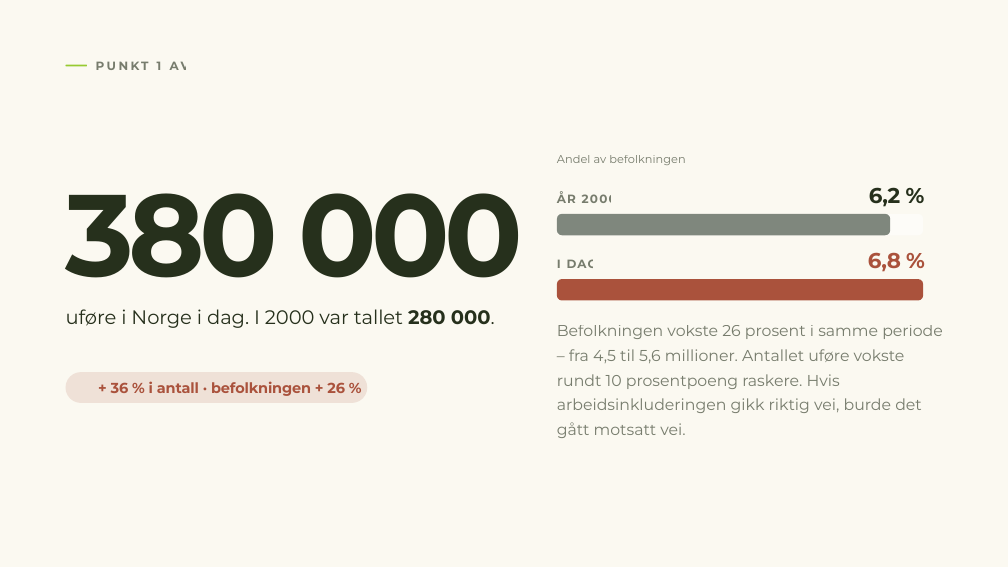
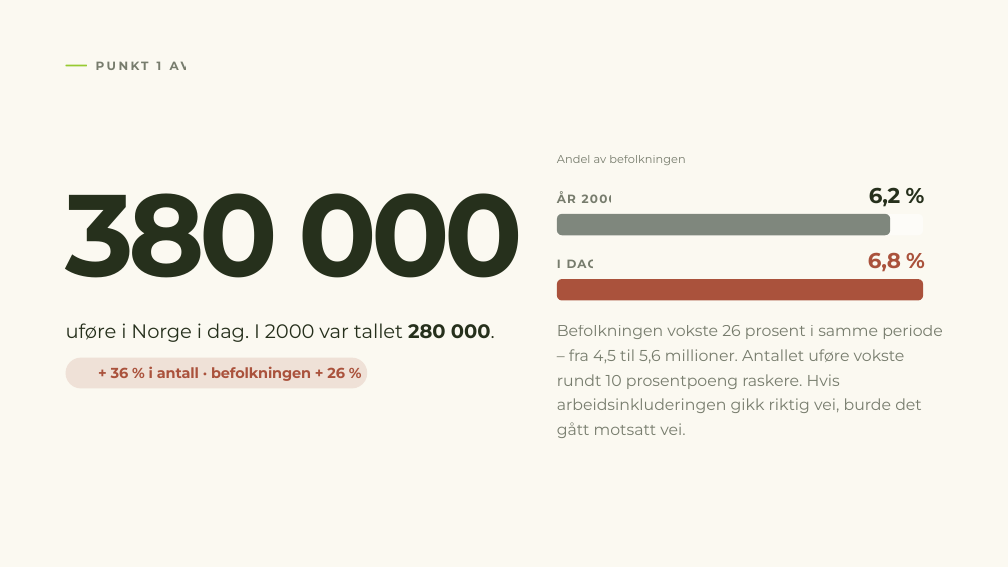
Before and after one commit to MarcusEvensen-Org/iarbeid-riketstilstand, a slide deck: slide 5 of Rikets tilstand 2026.pptx. Drawn at 1008x567 pixels with LibreOffice and Linux fonts; fonts in the diff are those of the drawing; background and template pictures are left out. Boxes give left, top, right and bottom in pixels: in the first picture for what was removed or moved away, otherwise in the second. Text is boxed around its words. In the diff, an @@ line names an element or a change of style, - is before the commit and + after.

```diff
--- a/Rikets tilstand 2026.pptx
+++ b/Rikets tilstand 2026.pptx
@@ text "uføre i Norge i dag. ...": place and size @@
-text "uføre i Norge i dag. ..." at (66, 309, 495, 328)
+text "uføre i Norge i dag. ..." at (66, 323, 495, 342)
@@ rounded rectangle: place and size @@
-rounded rectangle at (66, 372, 368, 403)
+rounded rectangle at (66, 358, 368, 389)
@@ text "+ 36 % i antall ...": place and size @@
-text "+ 36 % i antall ..." at (111, 381, 345, 396)
+text "+ 36 % i antall ..." at (111, 366, 345, 381)
```
Also in this commit, not shown: 15 other slides changed, 2 other files.
